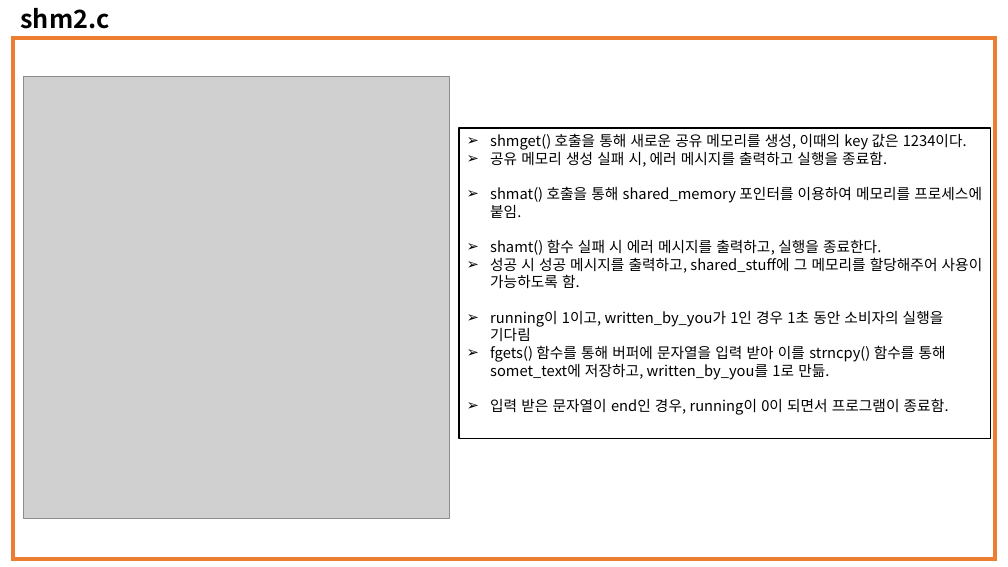
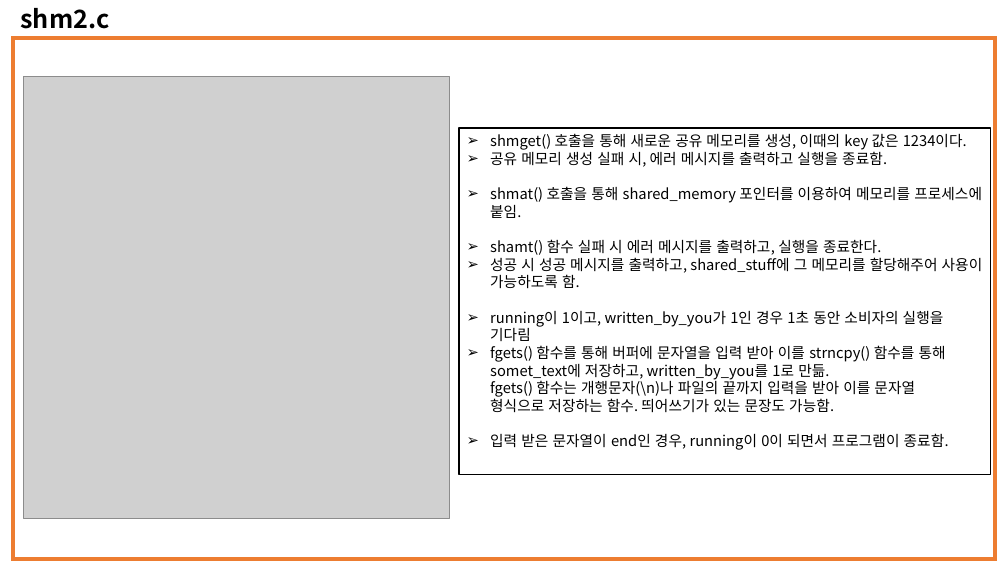
Before and after one commit to dudghks97/OS, a slide deck: slide 10 of 2016305078_최영환_os_report_03.pptx. Drawn at 1008x567 pixels with LibreOffice and Linux fonts; fonts in the diff are those of the drawing; grey boxes stand for pictures. Boxes give left, top, right and bottom in pixels: in the first picture for what was removed or moved away, otherwise in the second. Text is boxed around its words. In the diff, an @@ line names an element or a change of style, - is before the commit and + after.

```diff
--- a/2016305078_최영환_os_report_03.pptx
+++ b/2016305078_최영환_os_report_03.pptx
@@ rectangle "shmget() 호출을 통해 새로운 공유 ...": place and size @@
-rectangle "shmget() 호출을 통해 새로운 공유 ..." at bbox=[459, 129, 991, 439]
+rectangle "shmget() 호출을 통해 새로운 공유 ..." at bbox=[459, 129, 991, 475]
@@ text in rectangle at bbox=[490, 345, 946, 412]: text changed @@
-➢ fgets() 함수를 통해 버퍼에 문자열을 입력 받아 이를 strncpy() 함수를 통해somet_text에 저장하고, written_by_you를 1로 만듦.
+➢ fgets() 함수를 통해 버퍼에 문자열을 입력 받아 이를 strncpy() 함수를 통해somet_text에 저장하고, written_by_you를 1로 만듦.
+  fgets() 함수는 개행문자(\n)나 파일의 끝까지 입력을 받아 이를 문자열
+  형식으로 저장하는 함수. 띄어쓰기가 있는 문장도 가능함.
```
Also in this commit, not shown: 2 other slides changed, 3 other files.
